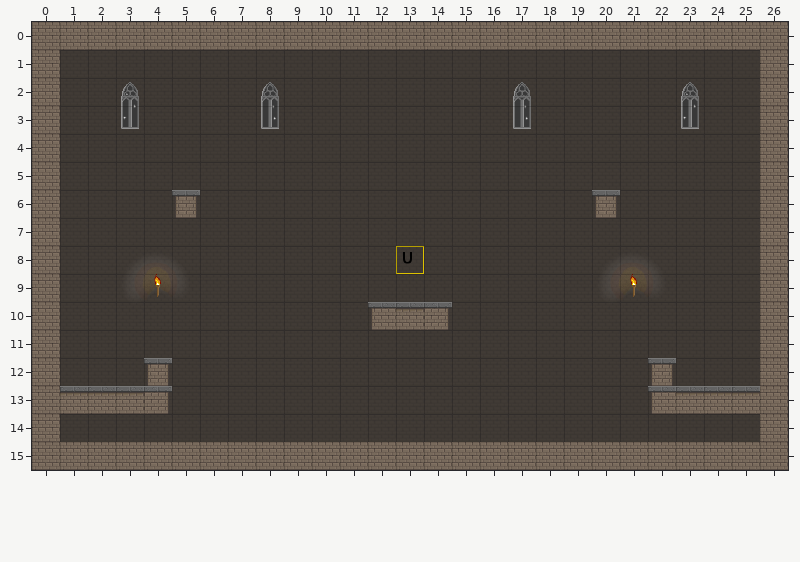
One commit to this Tiled map (JSON): Maps/bossMap.json. That is the earlier state.
Cells are 32x32 px. Shown: x 0..26, y 0..15.
The result:
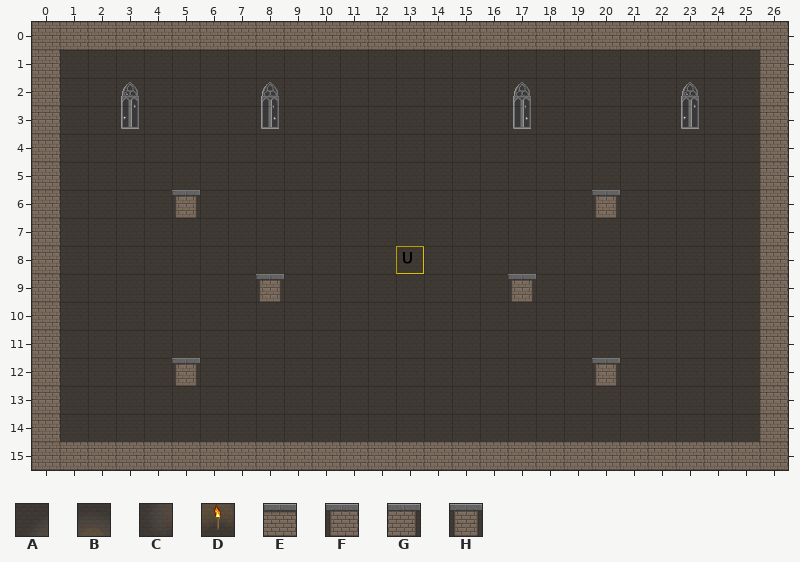
Key: from "castle_final": A 0, B 1, C 9, D 10, E 48, F 49, G 50, H 65.
_ is an empty cell.
Change:
Layer "Tile Layer 2":
The author put tile H in row 9 at x 8 and 17; in row 12 at x 5 and 20.
Tile A is removed in row 8 at x 3 and 20.
Tile B is removed in row 8 at x 4 and 21.
Tile C is removed in row 9 at x 3 and 20.
Tile D is removed in row 9 at x 4 and 21.
Tile E is removed in row 10 at x 13; in row 13 at x 1 to 3 and 23 to 25.
Tile F is removed in row 10 at x 12; in row 13 at x 22.
Tile G is removed in row 10 at x 14; in row 13 at x 4.
Tile H is removed in row 12 at x 4 and 22.
